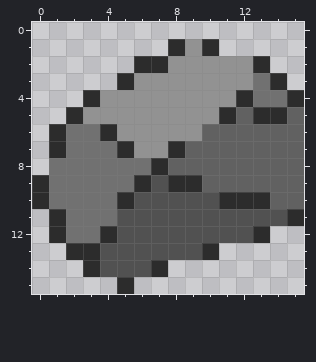
File history of a pixel-art file, Res/Reagent_Rock.ase. Above, as it was before the edit.
16x16 pixels, 1 frame.
Once edited:
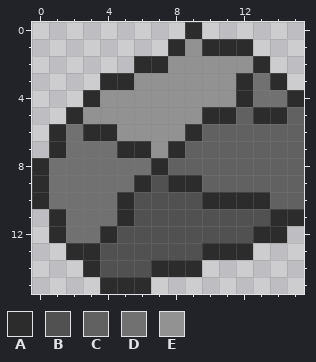
Palette (. is transparent): A #2c2c2c  B #515151  C #616161  D #717171  E #929292
The exact change:
{"y":0,"x":9,"old":".","new":"A"}
{"y":1,"x":11,"old":"..","new":"AA"}
{"y":3,"x":4,"old":".","new":"A"}
{"y":3,"x":12,"old":"E","new":"A"}
{"y":5,"x":10,"old":"E","new":"A"}
{"y":6,"x":3,"old":"D","new":"A"}
{"y":6,"x":9,"old":"E","new":"A"}
{"y":7,"x":6,"old":"E","new":"A"}
{"y":8,"x":0,"old":".","new":"A"}
{"y":10,"x":10,"old":"B","new":"A"}
{"y":11,"x":5,"old":"B","new":"A"}
{"y":11,"x":14,"old":"B","new":"A"}
{"y":12,"x":14,"old":".","new":"A"}
{"y":13,"x":11,"old":"..","new":"AA"}
{"y":14,"x":8,"old":"..","new":"AA"}
{"y":15,"x":4,"old":".","new":"A"}
{"y":15,"x":6,"old":".","new":"A"}
{"label":"changed","picture_box":[32,22,287,294]}
